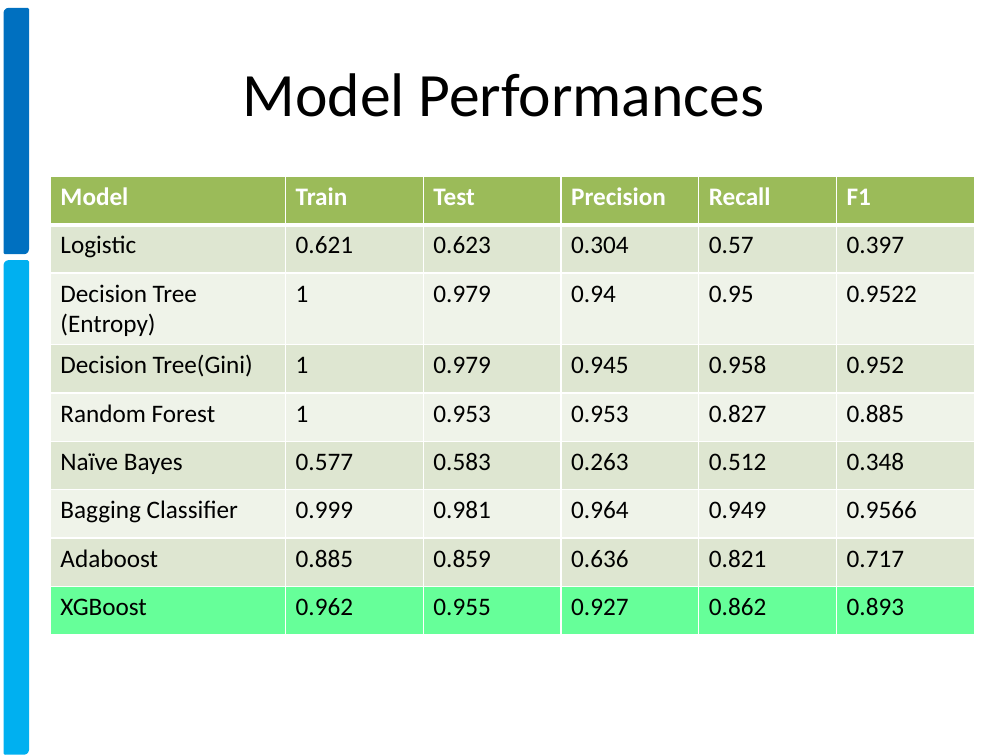
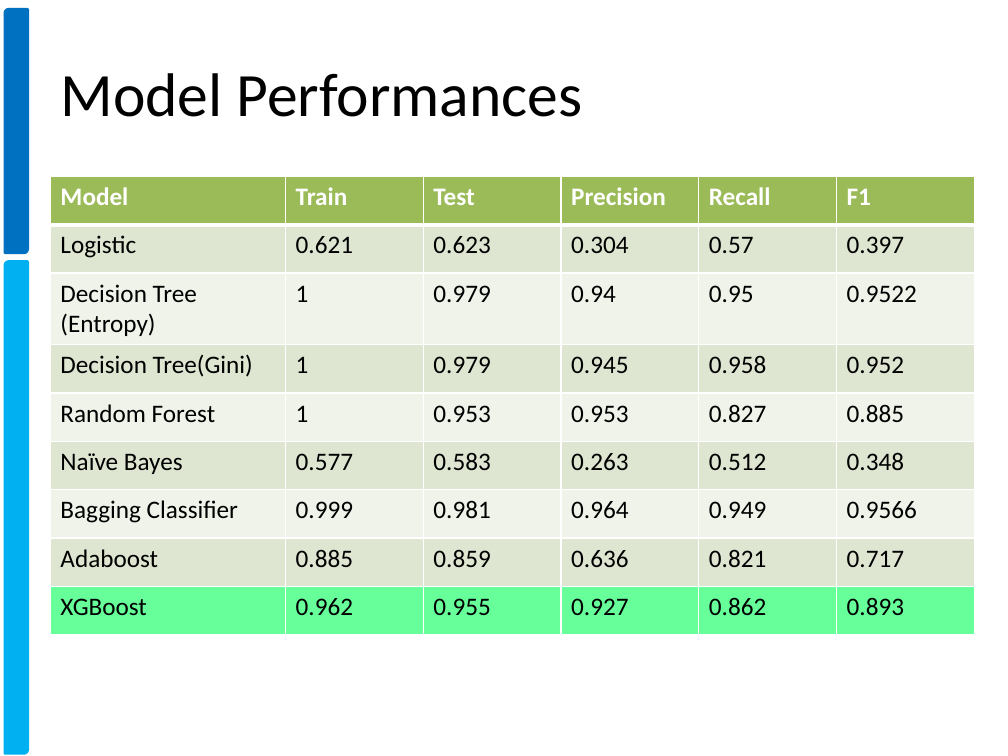
Before and after one commit to xavierigneous/Vehicle-Loan-Default-Prediction, a slide deck: slide 12 of Pravin Kumar/Vehicle Loan Default Prediction.pptx. Drawn at 1008x756 pixels with LibreOffice and Linux fonts; fonts in the diff are those of the drawing; background and template pictures are left out. Boxes give left, top, right and bottom in pixels: in the first picture for what was removed or moved away, otherwise in the second. Text is boxed around its words. In the diff, an @@ line names an element or a change of style, - is before the commit and + after.

```diff
--- a/Pravin Kumar/Vehicle Loan Default Prediction.pptx
+++ b/Pravin Kumar/Vehicle Loan Default Prediction.pptx
@@ title "Model Performances" at [60,73,583,117]: alignment centre to left @@
```
Also in this commit, not shown: 6 other slides changed, 2 slides added, 2 slides removed, 2 other files.
